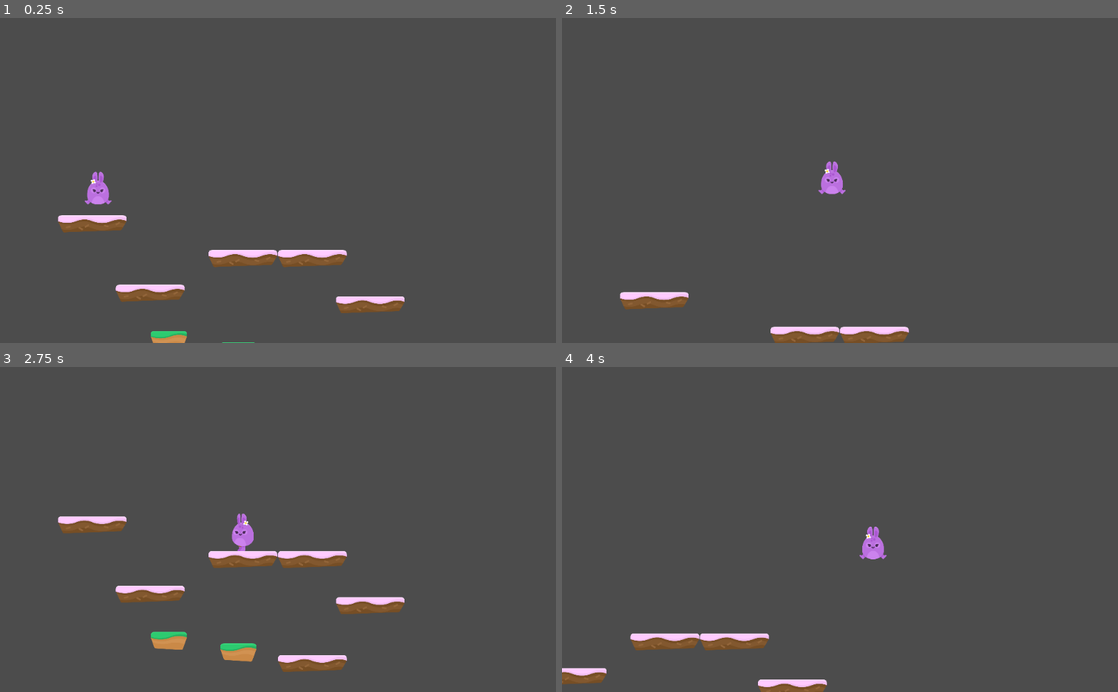
Above: before the commit, frames 1-4 (two rows, left to right).
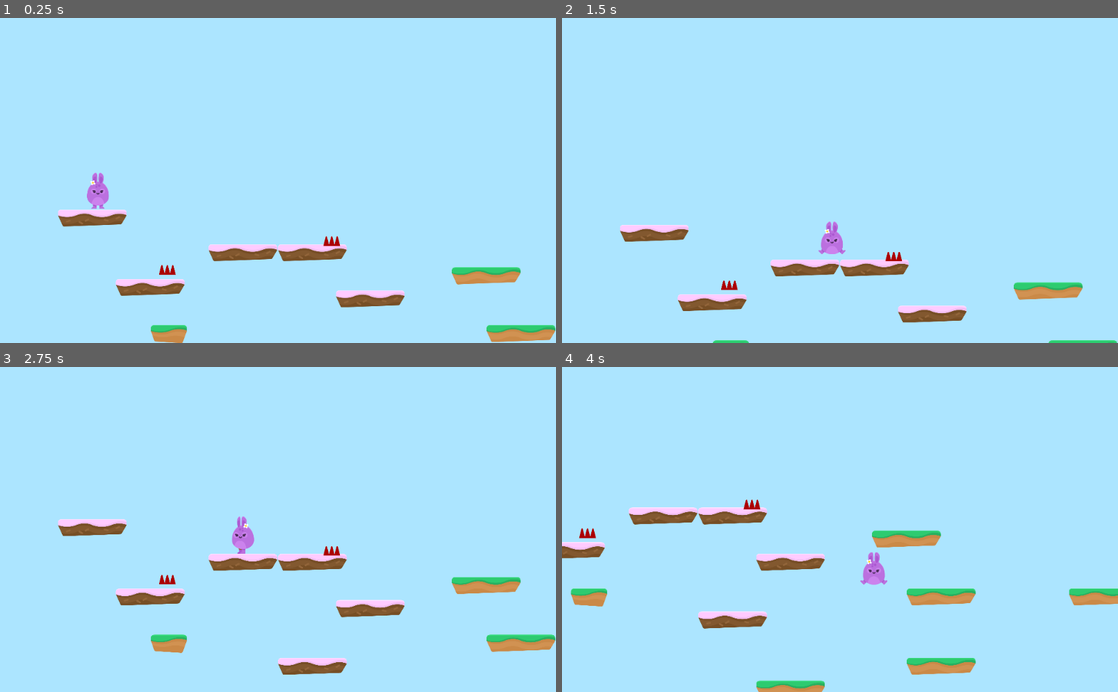
Above: after the commit, the same moments.

Repository: dmitryr117/godot_hoppydays
Game: Godot game, scene res://Levels/Level01.tscn
The game is run twice, just before and just after one commit, with the same random seed, the same clock (stepped at 60 frames per second) and the same inputs.
Inputs:
- Up to frame 1 (0.25 s): no input
- Up to frame 2 (1.5 s): hold D (right) from 0.53 s (still down); tap Space (jump) at 0.6, 0.77, 1.07, 1.35 s
- Up to frame 3 (2.75 s): tap Space (jump) at 1.52, 1.82, 2.1 s; release D (right) at 2.03 s; hold A (left) from 2.03 s (still down)
- Up to frame 4 (4 s): release A (left) at 2.78 s; hold D (right) from 2.78 s (still down); tap Space (jump) at 2.85, 3.02, 3.32, 3.6, 3.77 s

The runs differ from the first frame. In frame 1, 99% of the frame differs, in the area x 0-100%, y 0-100%; in frame 2, 100%; in frame 3, 98%; in frame 4, 100%.

Commit message:
Added sound and spikes

Diff:
--- /dev/null
+++ b/Hazards/Hazards.gd
@@ -0,0 +1,5 @@
+extends Area2D
+
+func _on_SpikeTop_body_entered(body):
+	print('Entered zone')
+	body.hurt()
--- /dev/null
+++ b/Hazards/SpikeTop.tscn
@@ -0,0 +1,16 @@
+[gd_scene load_steps=3 format=2]
+
+[ext_resource path="res://GFX/Environment/spikes_top.png" type="Texture" id=1]
+[ext_resource path="res://Hazards/Hazards.gd" type="Script" id=2]
+
+[node name="SpikeTop" type="Area2D"]
+modulate = Color( 0.756863, 0, 0, 1 )
+collision_layer = 4
+script = ExtResource( 2 )
+
+[node name="Sprite" type="Sprite" parent="."]
+texture = ExtResource( 1 )
+
+[node name="CollisionPolygon2D" type="CollisionPolygon2D" parent="."]
+polygon = PoolVector2Array( 32.6399, -26.1215, 47.0857, 26.7439, -46.9656, 26.7439, -32.8272, -27.0436 )
+[connection signal="body_entered" from="." to="." method="_on_SpikeTop_body_entered"]
--- /dev/null
+++ b/Levels/GameOver.gd
@@ -0,0 +1,4 @@
+extends Control
+
+func _on_RestartGame_pressed():
+	get_tree().change_scene("res://Levels/Level01.tscn")
--- /dev/null
+++ b/Levels/GameOver.tscn
@@ -0,0 +1,78 @@
+[gd_scene load_steps=7 format=2]
+
+[ext_resource path="res://GFX/Background/bg_layer1.png" type="Texture" id=1]
+[ext_resource path="res://Levels/GameOver.gd" type="Script" id=2]
+[ext_resource path="res://Fonts/candles_.ttf" type="DynamicFontData" id=3]
+[ext_resource path="res://GFX/HUD/lifes.png" type="Texture" id=4]
+
+[sub_resource type="DynamicFont" id=1]
+size = 100
+outline_size = 5
+outline_color = Color( 0, 0, 0, 1 )
+use_filter = true
+font_data = ExtResource( 3 )
+
+[sub_resource type="DynamicFont" id=2]
+size = 64
+outline_size = 4
+outline_color = Color( 0, 0, 0, 1 )
+font_data = ExtResource( 3 )
+
+[node name="GameOver" type="Control"]
+anchor_right = 1.0
+anchor_bottom = 1.0
+script = ExtResource( 2 )
+__meta__ = {
+"_edit_use_anchors_": false
+}
+
+[node name="Background" type="TextureRect" parent="."]
+anchor_right = 1.0
+anchor_bottom = 1.0
+texture = ExtResource( 1 )
+expand = true
+__meta__ = {
+"_edit_use_anchors_": false
+}
+
+[node name="CenterContainer" type="CenterContainer" parent="."]
+anchor_right = 1.0
+anchor_bottom = 1.0
+__meta__ = {
+"_edit_use_anchors_": false
+}
+
+[node name="VBoxContainer" type="VBoxContainer" parent="CenterContainer"]
+margin_left = 109.0
+margin_top = 193.0
+margin_right = 914.0
+margin_bottom = 406.0
+
+[node name="Label" type="Label" parent="CenterContainer/VBoxContainer"]
+margin_right = 805.0
+margin_bottom = 127.0
+custom_fonts/font = SubResource( 1 )
+custom_colors/font_color = Color( 1, 0.92549, 0.596078, 1 )
+text = "GAME OVER!"
+
+[node name="HBoxContainer" type="HBoxContainer" parent="CenterContainer/VBoxContainer"]
+margin_top = 131.0
+margin_right = 805.0
+margin_bottom = 213.0
+custom_constants/separation = 30
+alignment = 1
+
+[node name="RestartGame" type="TextureButton" parent="CenterContainer/VBoxContainer/HBoxContainer"]
+margin_left = 179.0
+margin_right = 231.0
+margin_bottom = 82.0
+texture_normal = ExtResource( 4 )
+
+[node name="Label" type="Label" parent="CenterContainer/VBoxContainer/HBoxContainer"]
+margin_left = 261.0
+margin_right = 625.0
+margin_bottom = 82.0
+custom_fonts/font = SubResource( 2 )
+custom_colors/font_color = Color( 1, 0.976471, 0.603922, 1 )
+text = "Try Again!"
+[connection signal="pressed" from="CenterContainer/VBoxContainer/HBoxContainer/RestartGame" to="." method="_on_RestartGame_pressed"]
--- a/Levels/Level01.tscn
+++ b/Levels/Level01.tscn
@@ -1,9 +1,11 @@
-[gd_scene load_steps=3 format=2]
+[gd_scene load_steps=5 format=2]
 
 [ext_resource path="res://Player/Player.tscn" type="PackedScene" id=1]
 [ext_resource path="res://Levels/Tileset.tres" type="TileSet" id=2]
+[ext_resource path="res://Hazards/SpikeTop.tscn" type="PackedScene" id=3]
+[ext_resource path="res://SFX/Chiptune_Adventures_1.ogg" type="AudioStream" id=4]
 
-[node name="Node2D" type="Node2D"]
+[node name="Level1" type="Node2D"]
 
 [node name="Player" parent="." instance=ExtResource( 1 )]
 
@@ -11,4 +13,17 @@
 tile_set = ExtResource( 2 )
 collision_layer = 2
 format = 1
-tile_data = PoolIntArray( 524293, 0, 0, 720914, 0, 0, 720920, 0, 0, 917514, 0, 0, 983069, 0, 0, 1179661, 3, 0, 1245203, 3, 0, 1310744, 0, 0, 1703965, 2, 0, 1900553, 3, 0, 1900566, 2, 0, 1966116, 2, 0, 2097166, 2, 0 )
+tile_data = PoolIntArray( 524293, 0, 0, 720914, 0, 0, 720920, 0, 0, 852007, 2, 0, 917514, 0, 0, 983069, 0, 0, 983113, 5, 0, 1179661, 3, 0, 1179690, 2, 0, 1179704, 2, 0, 1310744, 0, 0, 1376339, 5, 0, 1572906, 2, 0, 1572930, 5, 0, 1703965, 2, 0, 1900553, 3, 0, 1900566, 2, 0, 1966116, 2, 0, 1966134, 2, 0, 1966157, 5, 0, 2097166, 2, 0, 2293764, 2, 0, 2293801, 2, 0, 2293828, 5, 0, 2424923, 5, 0, 2490390, 2, 0, 2490446, 5, 0, 2621494, 2, 0, 2687062, 5, 0, 2818055, 2, 0, 2883618, 2, 0, 3145728, 2, 0, 3145734, 2, 0, 3145740, 2, 0, 3145746, 2, 0, 3145752, 2, 0, 3145758, 2, 0, 3145764, 2, 0, 3145770, 2, 0, 3145776, 2, 0, 3145782, 2, 0, 3145788, 2, 0, 3145794, 2, 0, 3145800, 2, 0, 3145806, 2, 0, 3145812, 2, 0, 3145818, 2, 0, 3145824, 2, 0, 3145830, 2, 0 )
+
+[node name="Hazards" type="Node" parent="."]
+
+[node name="SpikeTop" parent="Hazards" instance=ExtResource( 3 )]
+position = Vector2( 924.6, 846.949 )
+
+[node name="SpikeTop2" parent="Hazards" instance=ExtResource( 3 )]
+position = Vector2( 1833.08, 688.016 )
+
+[node name="BGMusic" type="AudioStreamPlayer" parent="."]
+stream = ExtResource( 4 )
+volume_db = -6.0
+autoplay = true
--- a/Player/Player.gd
+++ b/Player/Player.gd
@@ -1,9 +1,10 @@
 extends KinematicBody2D
 
 const SPEED = 1000
-const GRAVITY = 2000
+const GRAVITY = 100
 const UP = Vector2(0, -1)
-const JUMP_SPEED = 1500
+const JUMP_SPEED = 2500
+const WORLD_LIMIT = 4000
 
 signal animate
 
@@ -11,27 +12,31 @@
 var move_left = false
 var move_right = false
 
+var lives = 50
+
 func _ready():
 	pass
 
 func _physics_process(delta):
-	apply_gravity(delta)
+	apply_gravity()
 	jump()
 	move()
 	animate()
 	move_and_slide(motion, UP)
 
-func apply_gravity(delta):
-	if is_on_floor():
-		motion.y = GRAVITY * delta
-	elif is_on_ceiling():
-		motion.y = GRAVITY * delta
+func apply_gravity():
+	if position.y > WORLD_LIMIT:
+		end_game()
+	if is_on_floor() or is_on_ceiling():
+		motion.y = GRAVITY
 	else:
-		motion.y += GRAVITY * delta
+		motion.y += GRAVITY
 
 func jump():
 	if Input.is_action_just_pressed('jump') and is_on_floor():
 		motion.y -= JUMP_SPEED
+		#$AudioStreamPlayer.stream = load("res://SFX/jump1.ogg")
+		$JumpSFX.play()
 
 func move():
 	move_left = Input.is_action_pressed("left")
@@ -47,3 +52,17 @@
 
 func animate():
 	emit_signal("animate", motion, is_on_floor())
+
+func end_game():
+	get_tree().change_scene("res://Levels/GameOver.tscn")
+
+func hurt():
+	motion.y = 0 #reset gravity motion speed.
+	position.y -= 2 # may need to adjust based on gravity and damage thresholds
+	yield(get_tree(), "idle_frame")
+	motion.y = -JUMP_SPEED
+	lives -= 1
+	#$AudioStreamPlayer.stream = load("res://SFX/pain.ogg")
+	$PainSFX.play()
+	if lives < 0:
+		end_game()
--- a/Player/Player.tscn
+++ b/Player/Player.tscn
@@ -1,7 +1,13 @@
-[gd_scene load_steps=4 format=2]
+[gd_scene load_steps=10 format=2]
 
 [ext_resource path="res://Player/PlayerAnimation.tscn" type="PackedScene" id=1]
 [ext_resource path="res://Player/Player.gd" type="Script" id=2]
+[ext_resource path="res://GFX/Background/bg_layer1.png" type="Texture" id=3]
+[ext_resource path="res://GFX/Background/bg_layer2.png" type="Texture" id=4]
+[ext_resource path="res://GFX/Background/bg_layer4.png" type="Texture" id=5]
+[ext_resource path="res://GFX/Background/bg_layer3.png" type="Texture" id=6]
+[ext_resource path="res://SFX/pain.ogg" type="AudioStream" id=7]
+[ext_resource path="res://SFX/jump1.ogg" type="AudioStream" id=8]
 
 [sub_resource type="CapsuleShape2D" id=1]
 radius = 61.0
@@ -9,7 +15,7 @@
 
 [node name="Player" type="KinematicBody2D"]
 position = Vector2( 541.579, 295.158 )
-collision_mask = 2
+collision_mask = 6
 script = ExtResource( 2 )
 __meta__ = {
 "_edit_group_": true
@@ -25,4 +31,63 @@
 zoom = Vector2( 3, 3 )
 limit_left = 0
 smoothing_enabled = true
+
+[node name="ParallaxBackground" type="ParallaxBackground" parent="Camera2D"]
+scroll_base_offset = Vector2( 0, -750 )
+scroll_ignore_camera_zoom = true
+
+[node name="ParallaxLayer" type="ParallaxLayer" parent="Camera2D/ParallaxBackground"]
+motion_mirroring = Vector2( 2048, 2048 )
+
+[node name="TextureRect" type="TextureRect" parent="Camera2D/ParallaxBackground/ParallaxLayer"]
+margin_right = 40.0
+margin_bottom = 40.0
+texture = ExtResource( 3 )
+__meta__ = {
+"_edit_use_anchors_": false
+}
+
+[node name="ParallaxLayer2" type="ParallaxLayer" parent="Camera2D/ParallaxBackground"]
+motion_scale = Vector2( 0.4, 1 )
+motion_mirroring = Vector2( 2048, 0 )
+
+[node name="TextureRect" type="TextureRect" parent="Camera2D/ParallaxBackground/ParallaxLayer2"]
+margin_right = 40.0
+margin_bottom = 40.0
+texture = ExtResource( 4 )
+__meta__ = {
+"_edit_use_anchors_": false
+}
+
+[node name="ParallaxLayer3" type="ParallaxLayer" parent="Camera2D/ParallaxBackground"]
+motion_scale = Vector2( 0.6, 1 )
+motion_mirroring = Vector2( 2048, 0 )
+
+[node name="TextureRect" type="TextureRect" parent="Camera2D/ParallaxBackground/ParallaxLayer3"]
+margin_right = 40.0
+margin_bottom = 40.0
+texture = ExtResource( 6 )
+__meta__ = {
+"_edit_use_anchors_": false
+}
+
+[node name="ParallaxLayer4" type="ParallaxLayer" parent="Camera2D/ParallaxBackground"]
+motion_scale = Vector2( 0.8, 1 )
+motion_mirroring = Vector2( 2048, 0 )
+
+[node name="TextureRect" type="TextureRect" parent="Camera2D/ParallaxBackground/ParallaxLayer4"]
+margin_right = 40.0
+margin_bottom = 40.0
+texture = ExtResource( 5 )
+__meta__ = {
+"_edit_use_anchors_": false
+}
+
+[node name="JumpSFX" type="AudioStreamPlayer" parent="."]
+stream = ExtResource( 8 )
+volume_db = -4.0
+
+[node name="PainSFX" type="AudioStreamPlayer" parent="."]
+stream = ExtResource( 7 )
+volume_db = -4.0
 [connection signal="animate" from="." to="PlayerAnimation" method="_on_Player_animate"]
--- a/project.godot
+++ b/project.godot
@@ -42,6 +42,7 @@
 
 2d_physics/layer_1="Player"
 2d_physics/layer_2="Terrain"
+2d_physics/layer_3="Hazards"
 
 [rendering]
 
Not shown, changed: SFX/jump1.ogg.import
Not shown, changed: SFX/pain.ogg.import
